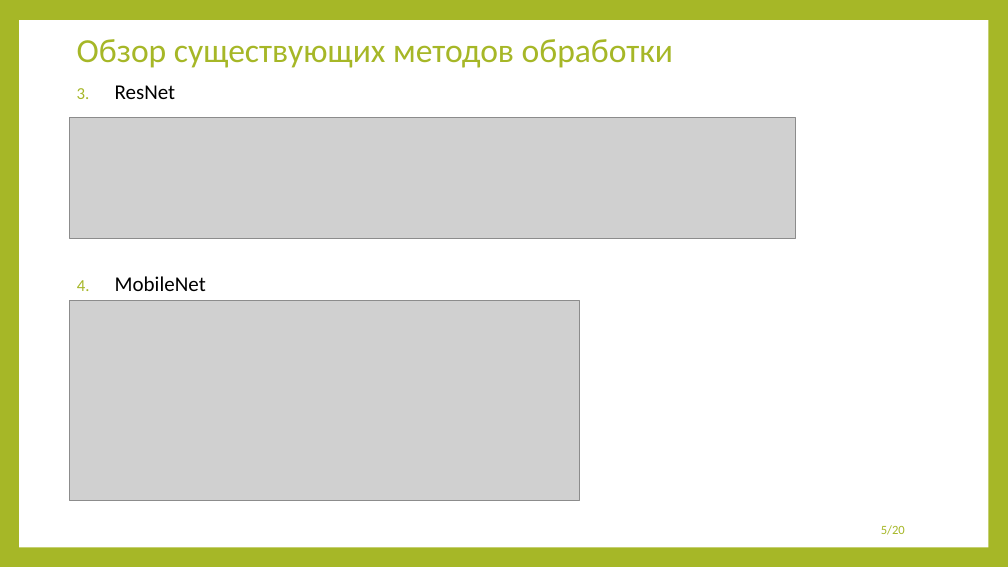
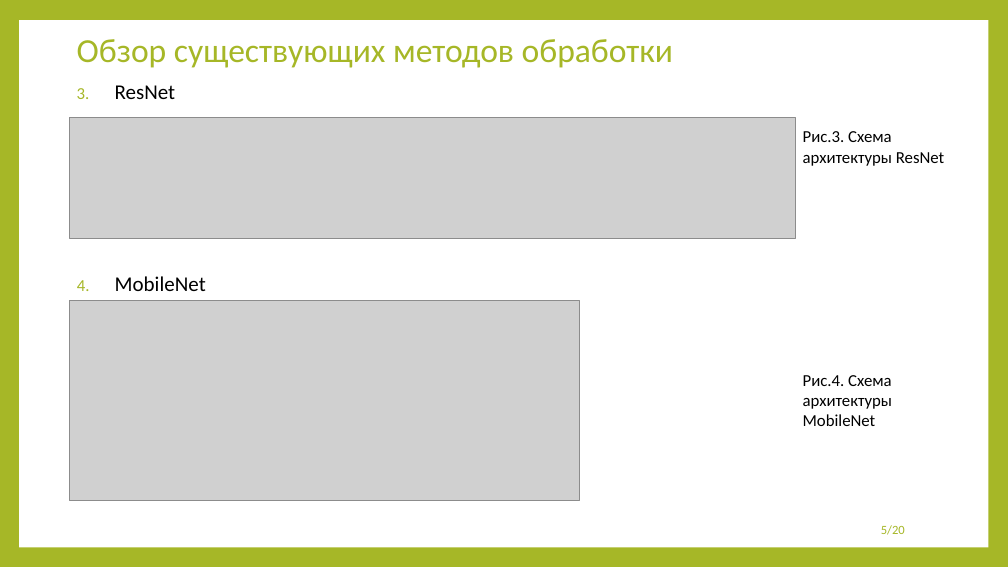
Before and after one commit to 13Fire13nyu/MasterDegree, a slide deck: slide 5 of presentation/presentation.pptx. Drawn at 1008x567 pixels with LibreOffice and Linux fonts; fonts in the diff are those of the drawing; grey boxes stand for pictures. Boxes give left, top, right and bottom in pixels: in the first picture for what was removed or moved away, otherwise in the second. Text is boxed around its words. In the diff, an @@ line names an element or a change of style, - is before the commit and + after.

```diff
--- a/presentation/presentation.pptx
+++ b/presentation/presentation.pptx
@@ text added at [803,131,944,166], 16 pt, text #000000 @@
+Рис.3. Схема архитектуры ResNet
@@ text added at [803,375,892,426], 16 pt, text #000000 @@
+Рис.4. Схема архитектуры MobileNet
```
Also in this commit, not shown: 6 other slides changed.
